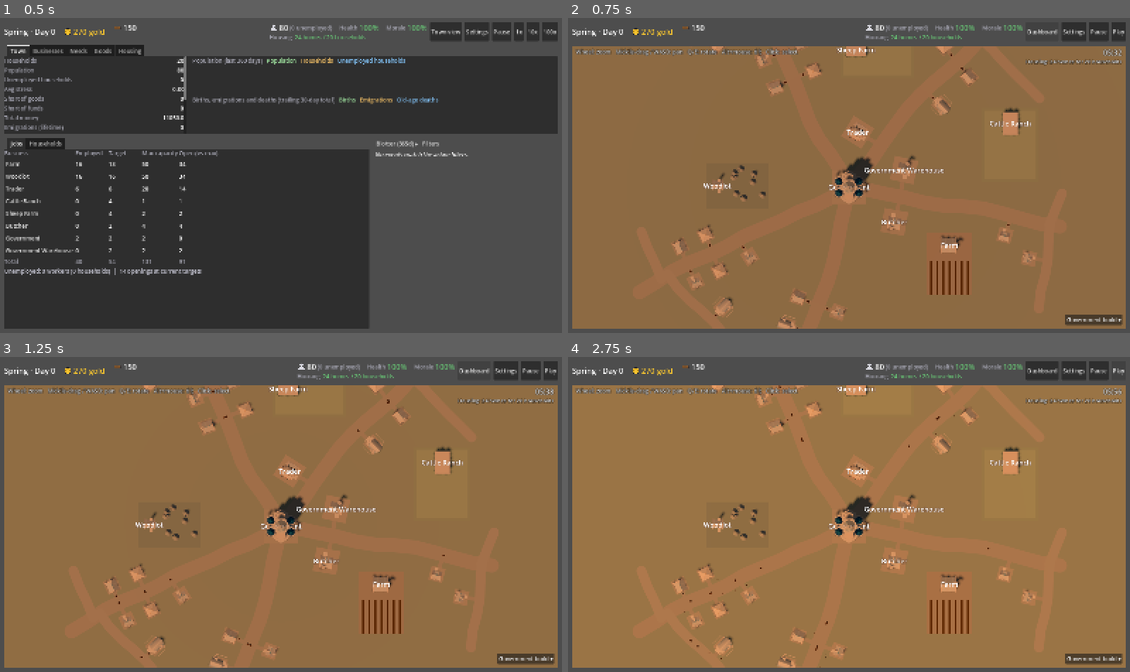
Above: before the commit, frames 1-4 (two rows, left to right).
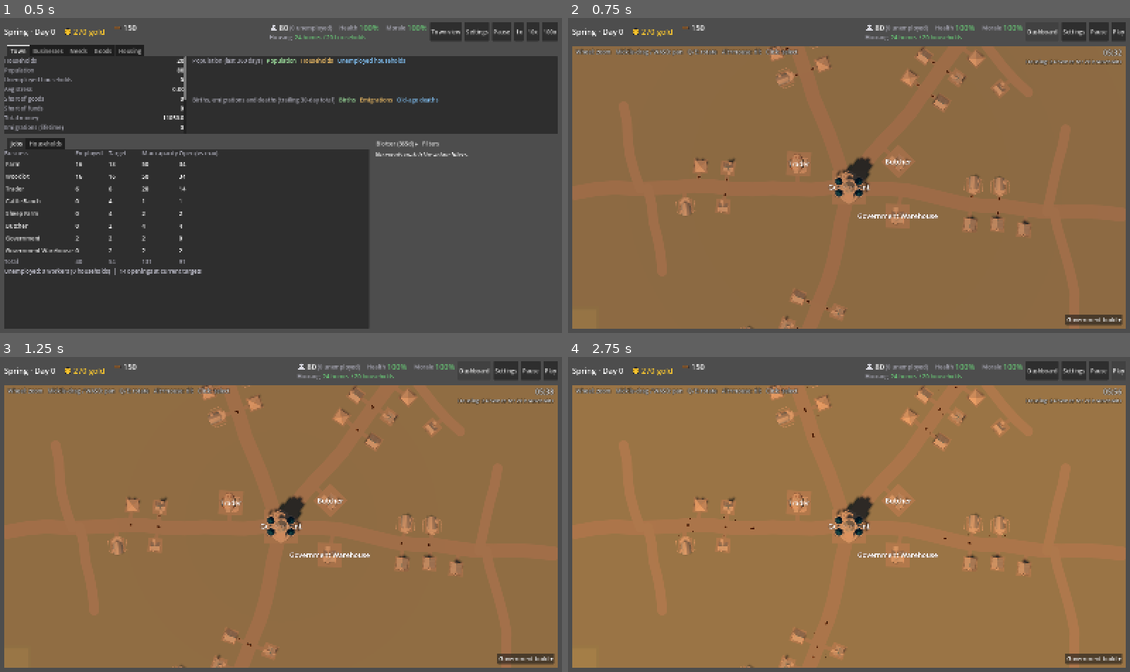
Above: after the commit, the same moments.

Repository: forsman5/sitka
Game: Godot game, scene res://scenes/sim/he_dashboard.tscn
Same seed, same stepped clock (60 frames per second), same inputs: the game is played once before the commit and once after it. This scene is started directly instead of the project's main scene.
Inputs:
- Up to frame 1 (0.5 s): no input
- Up to frame 2 (0.75 s): click "Town view" at 0.5 s
- Up to frame 3 (1.25 s): no input
- Up to frame 4 (2.75 s): click "Play" at 1.25 s; click "Play" at 2 s

Frame 1 is identical in both runs. In frame 2, 4.2% of the frame differs, in the area x 18-84%, y 8-99%; in frame 3, 4.2%; in frame 4, 4.4%.

Commit message:
Town layout: land plots sized from acreage, spread to the rim, with tracks
Farm/woodlot/ranch plots are sized from land_area_acres (16 u^2 per acre),
field and pasture candidates are tried outermost first inside a 160 unit
half extent, and a plot far from any road gets a lane grown to its edge.
Adds docs/household-grazing-land.md with the stocking research.

Co-Authored-By: Claude Sonnet 5.5 <noreply@anthropic.com>

Diff:
--- a/scripts/sim/harness/check_town_paths.gd
+++ b/scripts/sim/harness/check_town_paths.gd
@@ -91,6 +91,10 @@
 			_assert(_ribbon_gap(from_house[i], roads) <= RIBBON_EPSILON, "%s: path vertex %s to site %d is off the roads" % [preset, from_house[i], id])
 		var leg := from_house[from_house.size() - 1].distance_to(from_house[from_house.size() - 2])
 		if (site["access"] as Vector2).is_finite():
+			# The access node can be collinear with the door (a straight farm
+			# track), so path simplification drops it: measure to the access
+			# point itself rather than to the previous vertex.
+			leg = from_house[from_house.size() - 1].distance_to(site["access"])
 			_assert(leg <= MAX_DOOR_LEG, "%s: door leg of site %d is %.1f long" % [preset, id, leg])
 		elif id != HETownLayout.CIVIC_SITE_ID:
 			longest_offroad = maxf(longest_offroad, leg)
--- a/scripts/sim/household_economy/he_town_layout.gd
+++ b/scripts/sim/household_economy/he_town_layout.gd
@@ -56,7 +56,7 @@
 ## 54); past it, prefers_densify() says to upgrade houses rather than grow out.
 const DENSIFY_HOUSE_COUNT := 48
 ## Half the side of the square town footprint; sites are kept fully inside it.
-const HALF_EXTENT := 80.0
+const HALF_EXTENT := 160.0
 ## Minimum clear gap between two site footprints.
 const SITE_SPACING := 3.0
 ## Roads and house rows reject a share of a zone's candidates, so there are
@@ -64,13 +64,32 @@
 const CANDIDATES_PER_ZONE := 384
 const COORD_SNAP := 0.5
 
+## Land plots. A business with land (farm, woodlot, ranch) is drawn on a plot
+## sized from its acreage at a compressed scale (one acre = this many square
+## world units; true scale would be ~4,000, a 40-acre farm 400 m across, which
+## no building in the town view could stand beside), so a 375-acre ranch really
+## is a much bigger spread than a 40-acre farm. LAND_PLOT_ASPECT is
+## width / depth. Businesses without land keep their zone's footprint.
+const UNITS2_PER_ACRE := 16.0
+const LAND_PLOT_ASPECT := 1.4
+## A land plot whose edge is farther than this from every road gets a track:
+## a lane grown from the nearest road to the plot, stopping this short of its
+## edge so the lane never overlaps the plot it serves.
+const TRACK_MIN_GAP := 10.0
+const TRACK_END_GAP := 2.5
+const TRACK_ROAD_TRIES := 4
+## Zones whose candidates are tried outermost first, so land spreads out to the
+## rim of town (leaving the middle to houses and trade) instead of landing
+## wherever the spiral happened to start.
+const OUTWARD_ZONES := [ZONE_FIELD, ZONE_PASTURE]
+
 ## footprint: site size; radius: band of distances from the civic anchor in
 ## which candidate centres are generated.
 const ZONE_SPECS := {
 	ZONE_CIVIC: {"footprint": Vector2(14.0, 14.0), "radius": Vector2(0.0, 0.0)},
 	ZONE_TOWN: {"footprint": Vector2(10.0, 10.0), "radius": Vector2(13.0, 26.0)},
-	ZONE_FIELD: {"footprint": Vector2(22.0, 16.0), "radius": Vector2(28.0, 48.0)},
-	ZONE_PASTURE: {"footprint": Vector2(26.0, 20.0), "radius": Vector2(46.0, 66.0)},
+	ZONE_FIELD: {"footprint": Vector2(30.0, 22.0), "radius": Vector2(55.0, 115.0)},
+	ZONE_PASTURE: {"footprint": Vector2(32.0, 24.0), "radius": Vector2(90.0, 150.0)},
 	# Lots along the road frontage (see _make_frontage_candidates); no radius band.
 	ZONE_HOUSING: {"footprint": Vector2(6.0, 6.0)},
 }
@@ -247,9 +266,10 @@
 	for business_id in pending:
 		var report: Dictionary = live[business_id]
 		var type_key := _type_key_of(report)
-		var site_index := _vacant_site_index(type_key)
+		var plot := land_footprint(float(report.get("land_area_acres", 0.0)))
+		var site_index := _vacant_site_index(type_key, plot)
 		if site_index == -1:
-			site_index = _allocate_site(type_key)
+			site_index = _allocate_site(type_key, plot)
 		if site_index == -1:
 			_unplaced.append(business_id)
 			continue
@@ -388,22 +408,39 @@
 static func _type_key_of(report: Dictionary) -> String:
 	return str(report.get("type_key", ""))
 
-func _vacant_site_index(type_key: String) -> int:
+## Plot a business of `acres` land needs: zero (use the zone's footprint) for
+## a business without land.
+static func land_footprint(acres: float) -> Vector2:
+	if acres <= 0.0:
+		return Vector2.ZERO
+	var area := acres * UNITS2_PER_ACRE
+	var width := snappedf(sqrt(area * LAND_PLOT_ASPECT), COORD_SNAP)
+	var depth := snappedf(sqrt(area / LAND_PLOT_ASPECT), COORD_SNAP)
+	return Vector2(width, depth)
+
+## A vacated site a new business can take. A business with land needs a vacant
+## site its plot fits in; any other takes the lowest vacant site as before.
+func _vacant_site_index(type_key: String, needed: Vector2 = Vector2.ZERO) -> int:
 	if type_key == GOVERNMENT_TYPE_KEY and _sites[0]["business_id"] == NO_BUSINESS:
 		return 0
 	for i in range(1, _sites.size()):
-		if _sites[i]["business_id"] == NO_BUSINESS and _sites[i]["dwelling_id"] == NO_BUSINESS:
-			return i
+		if _sites[i]["business_id"] != NO_BUSINESS or _sites[i]["dwelling_id"] != NO_BUSINESS:
+			continue
+		var have: Vector2 = _sites[i]["footprint"]
+		if needed != Vector2.ZERO and (have.x < needed.x or have.y < needed.y):
+			continue
+		return i
 	return -1
 
-func _allocate_site(type_key: String) -> int:
+func _allocate_site(type_key: String, plot: Vector2 = Vector2.ZERO) -> int:
 	var zone: String = TYPE_ZONES.get(type_key, ZONE_TOWN)
-	return _allocate_from(FALLBACK_ORDER[zone])
+	return _allocate_from(FALLBACK_ORDER[zone], plot)
 
 ## First free candidate in `zones` (tried in order) becomes a new, empty site.
-func _allocate_from(zones: Array) -> int:
+## `plot`, when set, replaces the zone's footprint.
+func _allocate_from(zones: Array, plot: Vector2 = Vector2.ZERO) -> int:
 	for candidate_zone in zones:
-		var footprint: Vector2 = ZONE_SPECS[candidate_zone]["footprint"]
+		var footprint: Vector2 = plot if plot != Vector2.ZERO else ZONE_SPECS[candidate_zone]["footprint"]
 		for candidate in _candidates[candidate_zone]:
 			var clearance := 0.0 if candidate.get("frontage", false) else BUSINESS_ROAD_CLEARANCE
 			if not _fits(candidate["position"], footprint, candidate["rotation"], clearance):
@@ -424,8 +461,65 @@
 				"built": false,
 				"under_construction": false,
 			})
+			if not candidate.get("frontage", false):
+				_add_track(_sites[_sites.size() - 1])
 			return _sites.size() - 1
 	return -1
+
+## Grows a lane from the nearest road to `site` when its plot is far from every
+## road, and makes the lane's end the site's access point (so its door leg is
+## short and the paths graph reaches it over the lane). Tries the nearest few
+## roads' closest points and takes the first lane that stays clear of other
+## sites and roads; with none clear the site stays off-road. Roads only ever
+## grow, so a placed site's track never moves.
+func _add_track(site: Dictionary) -> bool:
+	var center: Vector2 = site["position"]
+	var half: Vector2 = (site["footprint"] as Vector2) * 0.5
+	var rotation: float = site["rotation"]
+	var near: Array = [] # [distance, road_id, point]
+	for road in _roads:
+		var points: PackedVector2Array = road["points"]
+		var best := INF
+		var best_point := Vector2.ZERO
+		for i in range(points.size() - 1):
+			var q := Geometry2D.get_closest_point_to_segment(center, points[i], points[i + 1])
+			var d := q.distance_squared_to(center)
+			if d < best:
+				best = d
+				best_point = q
+		near.append([best, int(road["road_id"]), best_point])
+	near.sort_custom(func(a: Array, b: Array) -> bool: return a[0] < b[0])
+	for k in mini(TRACK_ROAD_TRIES, near.size()):
+		var start: Vector2 = near[k][2]
+		var local_start := (start - center).rotated(-rotation)
+		var to_center := -local_start
+		var length := to_center.length()
+		if length < 0.001:
+			continue
+		var dir := to_center / length
+		# Ray from the road point toward the plot centre, entering its box.
+		var t_x := (absf(local_start.x) - half.x) / absf(dir.x) if absf(dir.x) > 0.0001 else -INF
+		var t_y := (absf(local_start.y) - half.y) / absf(dir.y) if absf(dir.y) > 0.0001 else -INF
+		var to_edge := maxf(t_x, t_y)
+		if to_edge <= TRACK_MIN_GAP:
+			return false # close enough to walk, no track needed
+		var world_dir := (center - start).normalized()
+		var end := start + world_dir * (to_edge - TRACK_END_GAP)
+		var lane := {
+			"road_id": _roads.size(),
+			"class": "lane",
+			"width": LANE_WIDTH,
+			"points": PackedVector2Array([start, end]),
+			"parent": int(near[k][1]),
+		}
+		if not _lane_is_clear(lane, []):
+			continue
+		_roads.append(lane)
+		_road_segments.append_array(_segments_of([lane] as Array[Dictionary]))
+		site["road_id"] = lane["road_id"]
+		site["access"] = end
+		return true
+	return false
 
 ## Whether a footprint at `center` yawed by `rotation` is inside the town,
 ## SITE_SPACING clear of every site and `road_clearance` clear of every road.
@@ -675,4 +769,13 @@
 		position = Vector2(snappedf(position.x, COORD_SNAP), snappedf(position.y, COORD_SNAP))
 		var turns := rng.randi() % 2
 		out.append({"position": position, "rotation": float(turns) * PI * 0.5})
+	if OUTWARD_ZONES.has(zone):
+		out.sort_custom(func(a: Dictionary, b: Dictionary) -> bool:
+			var ra: float = (a["position"] as Vector2).length_squared()
+			var rb: float = (b["position"] as Vector2).length_squared()
+			if ra != rb:
+				return ra > rb
+			if a["position"].x != b["position"].x:
+				return a["position"].x < b["position"].x
+			return a["position"].y < b["position"].y)
 	return out
Not shown, added: docs/household-grazing-land.md
